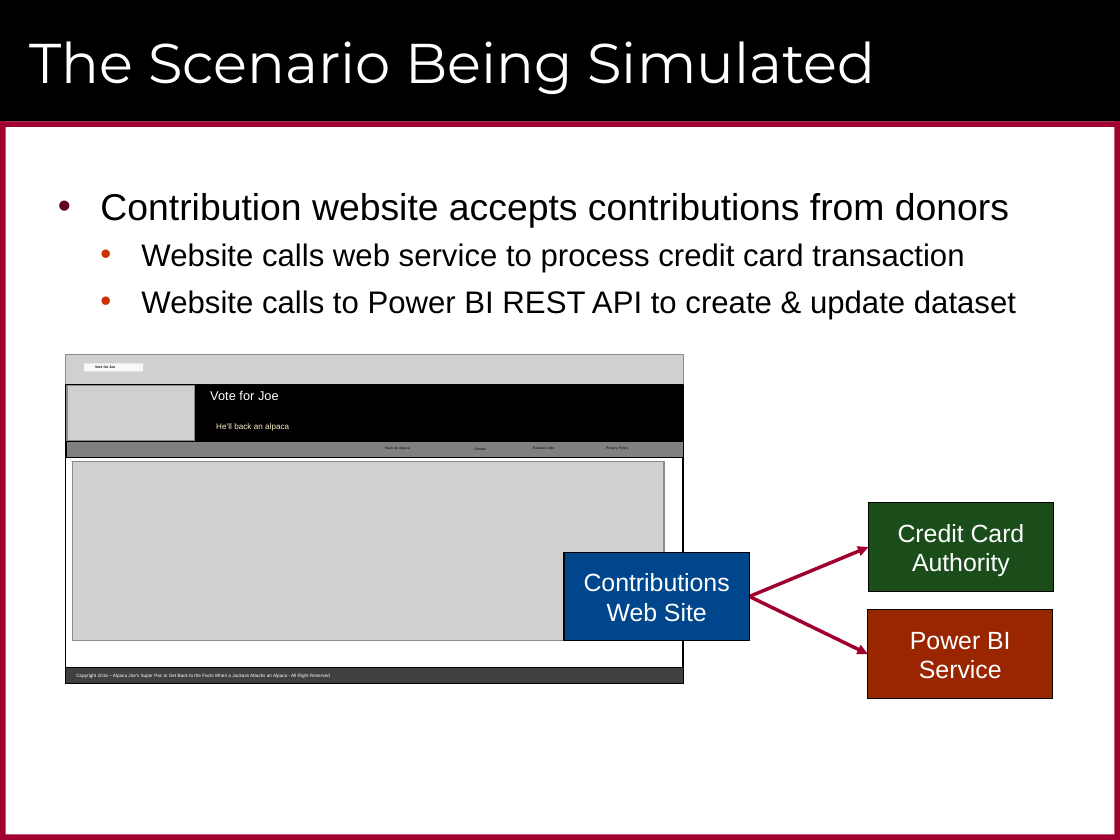
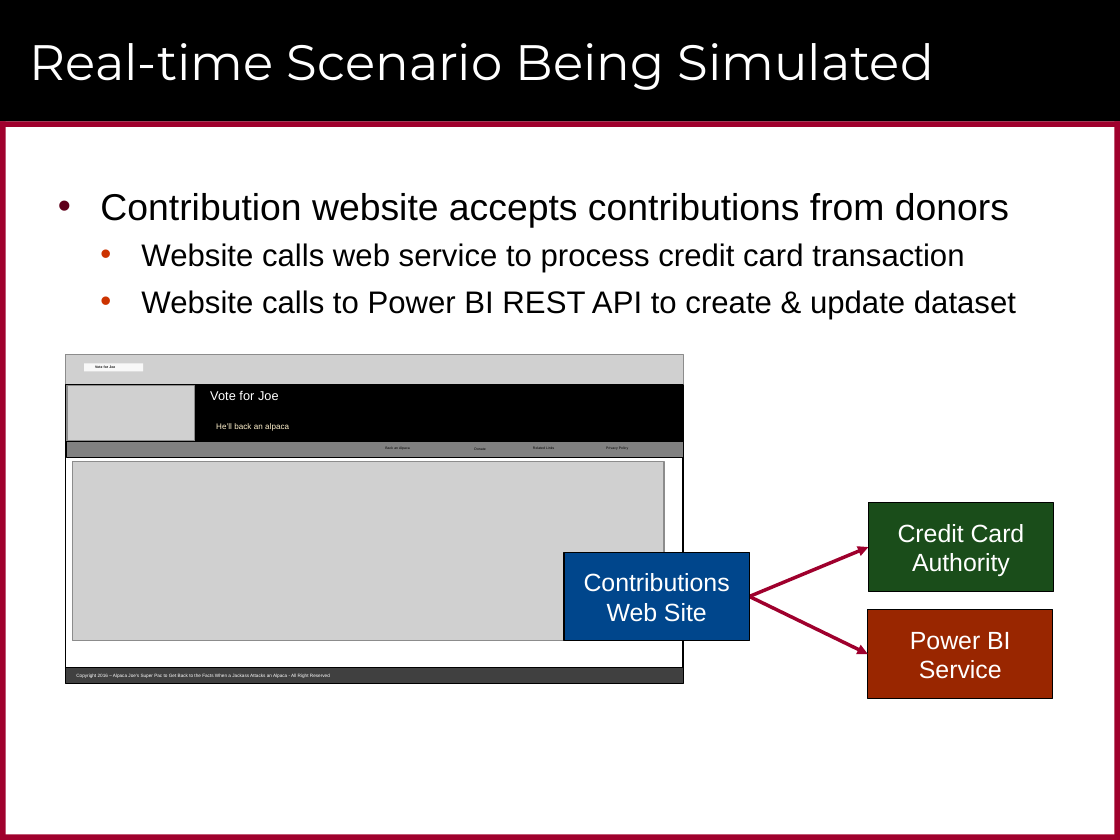
Before and after one commit to CriticalPathTraining/RealtimeDashboards, a slide deck: slide 28 of RealtimeDashboards.pptx (slide 26 before the commit). Drawn at 1120x840 pixels with LibreOffice and Linux fonts; fonts in the diff are those of the drawing; grey boxes stand for pictures; background and template pictures are left out. Boxes give left, top, right and bottom in pixels: in the first picture for what was removed or moved away, otherwise in the second. Text is boxed around its words. In the diff, an @@ line names an element or a change of style, - is before the commit and + after.

```diff
--- a/RealtimeDashboards.pptx
+++ b/RealtimeDashboards.pptx
@@ title at (30, 43, 934, 90): text changed; size 36 to 32 pt @@
-The Scenario Being Simulated
+Real-time Scenario Being Simulated
```
Also in this commit, not shown: 6 slides added, 1 other file.
